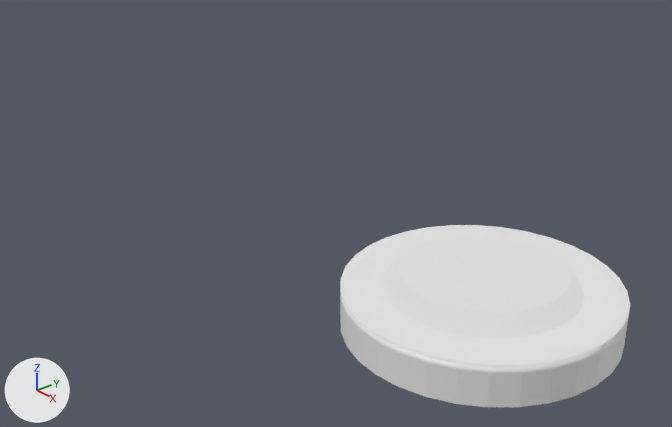
One commit to the Blender file Asset/Turret/RailGunTurret.blend: the scene before it, then after it.
Rendered twice from a 50 mm lens placed at (3.01, -3.58, 2.59), pointed at (-0.17, -0.93, 0.7). Every picture has the same lights, and +X, +Y and +Z are marked at lower left.

In view in the first picture: 'TurretRotator'.
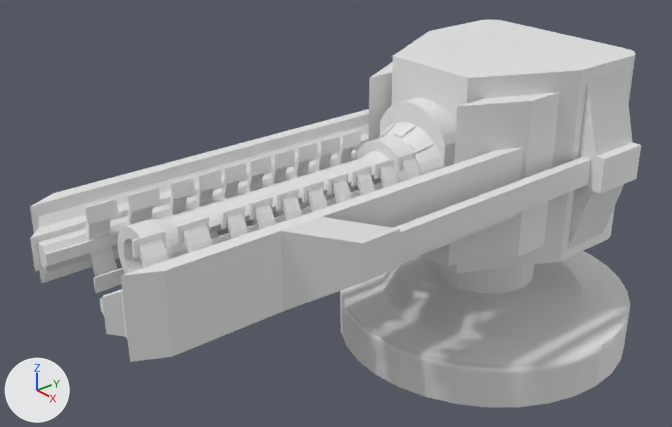
Changed parts and their boxes (x1, y1, x2, y2) in the pictures (672 x 427 px):
'큐브.001', added: after (30, 20, 641, 362)
'TurretRotator', reshaped: before (340, 225, 630, 407); after (340, 251, 630, 407)
part 1 of me_실린더_002, built on: before (398, 233, 571, 313); after (399, 255, 571, 313)

What changed in the scene script:
```text
Change me_실린더_002:
    used by ob_turretrotator; location = (0.0, 0.0, -0.1); scale = (0.8, 0.8, 0.1)
    remove me_실린더_002.from_pydata(...)  # 160 vertices, 130 faces; spans x -1.0..1.0, y -1.0..1.0, z -1.0..2.5
    add me_실린더_002.from_pydata(...)  # 449 vertices, 449 faces; spans x -1.0..1.0, y -1.0..1.0, z -1.0..12.24
    me_실린더_002 part 1
    1 face is deleted
    241 vertices are added at x -0.34..0.34, y -0.34..0.34, z 2.5..12.24
    32 new vertices lie (0.0, 0.0, 7.0) away from vertices in x -0.34..0.34, y -0.34..0.34, z 2.5
    16 new vertices lie (0.0, 0.0, 0.53) away from vertices in x -0.34..0.34, y -0.34..0.34, z 9.5
    320 new faces join them
Add me_큐브_001:
    me_큐브_001.from_pydata(...)  # 2559 vertices, 2470 faces; spans x -1.3..1.3, y -4.78..1.0, z -1.0..1.0
Add ob_큐브_001:
    ob_큐브_001 = bpy.data.objects.new('큐브.001', me_큐브_001)
    ob_큐브_001.location = (0.0, 0.0, 0.9)
    ob_큐브_001.scale = (0.5, 0.5, 0.5)
```
